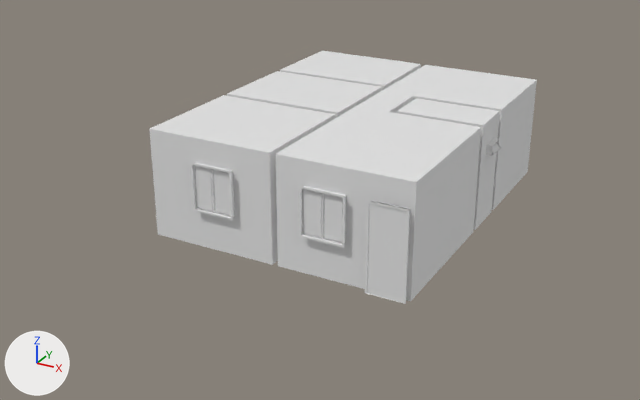
Renders of the glTF model House.glb from each side of a commit.
One viewpoint serves both versions: a 50 mm camera at (9.46, -19.25, 9.4) aimed at (-0.71, -0.75, 0.16). Lighting does not change. The marker at lower left points along +X, +Y and +Z. Where no turn or scale is listed for an object, it has been applied to the vertices. Vertices at the same position are counted once.

The first picture shows 'Door.001', 'Door_Frame.001', 'Room.001', 'Room.002', 'Room.003', 'Room.004', 'Room.005', 'Room.006', 'Room.007', 'WIndow_Small', 'Window.001', 'Window.002'.
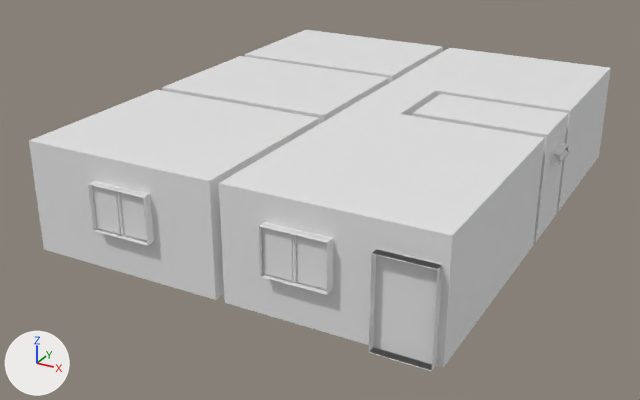
Where the newer file only moved an object's origin or applied its transform, the numbers keep the older frame.

The change, as a diff of the scene's bpy script:
```diff
--- a/House.glb.py
+++ b/House.glb.py
@@ me_door_frama_big @@
 # used by ob_door_frame_001; location = (2.8, -4.225, 0.0); rotation_euler = (0.0, 0.0, 1.571), in degrees (0, 0, 90)
-me_door_frama_big.from_pydata(...)  # 32 vertices, 52 faces; spans x -0.08..0.08, y -0.48..0.47, z 0.0..2.15
+me_door_frama_big.from_pydata(...)  # 18 vertices, 20 faces; spans x -0.11..0.12, y -0.71..0.71, z 0.0..2.15
+# me_door_frama_big part 7: the whole mesh is rebuilt
+me_door_frama_big.materials.append(mat_rooms)  # white #e7e7e7
@@ me_room_007 @@
 me_room_007.from_pydata(...)  # 16 vertices, 24 faces; spans x -1.62..1.62, y -1.5..1.5, z 0.0..2.7
+# me_room_007 part 1: the whole mesh is scaled about its middle by (1.5, 1.5, 1)
@@ me_room_002 @@
 me_room_002.from_pydata(...)  # 18 vertices, 26 faces; spans x -1.3..1.95, y -1.5..1.5, z 0.0..2.7
+# me_room_002 part 3: the whole mesh is scaled about the mesh origin by (1.5, 1.5, 1)
@@ me_room_003 @@
 me_room_003.from_pydata(...)  # 15 vertices, 17 faces; spans x -0.45..0.45, y -0.75..0.75, z 0.0..2.7
+# me_room_003 part 4: the whole mesh is scaled about its middle by (1.5, 1.5, 1)
@@ me_room_004 @@
 me_room_004.from_pydata(...)  # 16 vertices, 24 faces; spans x -1.1..1.1, y -0.6..0.6, z 0.0..2.7
+# me_room_004 part 5: the whole mesh is scaled about its middle by (1.5, 1.5, 1)
@@ me_room_005 @@
 me_room_005.from_pydata(...)  # 29 vertices, 41 faces; spans x -1.3..1.95, y -1.9..1.9, z 0.0..2.7
+# me_room_005 part 6: the whole mesh is scaled about the mesh origin by (1.5, 1.5, 1)
+me_room_005.materials.append(mat_rooms)  # white #e7e7e7
@@ me_room_006 @@
 me_room_006.from_pydata(...)  # 16 vertices, 24 faces; spans x -1.62..1.62, y -1.25..1.25, z 0.0..2.7
+# me_room_006 part 9: the whole mesh is scaled about its middle by (1.5, 1.5, 1)
@@ me_room_001 @@
 me_room_001.from_pydata(...)  # 16 vertices, 24 faces; spans x -1.62..1.62, y -1.25..1.25, z 0.0..2.7
+# me_room_001 part 10: the whole mesh is scaled about its middle by (1.5, 1.5, 1)
@@ me_door_big @@
 # used by ob_door_001; location = (2.8, -4.225, 0.0); rotation_euler = (0.0, 0.0, 1.571), in degrees (0, 0, 90); scale = (0.823, 1.0, 1.0)
-me_door_big.from_pydata(...)  # 8 vertices, 12 faces; spans x -0.07..0.08, y -0.43..0.42, z 0.0..2.1
+me_door_big.from_pydata(...)  # 8 vertices, 10 faces; spans x -0.09..0.09, y -0.64..0.64, z 0.0..2.1
+# me_door_big part 8: the whole mesh is rebuilt
+me_door_big.materials.append(mat_rooms)  # white #e7e7e7
@@ me_window @@
-me_window.from_pydata(...)  # 54 vertices, 92 faces; spans x -0.55..0.55, y -0.078..0.077, z -0.6..0.6
+me_window.from_pydata(...)  # 50 vertices, 84 faces; spans x -0.825..0.825, y -0.116..0.116, z -0.6..0.6
+# me_window part 2: 50 vertices removed from x -0.55..0.55, y -0.078..0.077, z -0.6..0.6; 46 vertices added at x -0.825..0.825, y -0.116..0.116, z -0.6..0.6
+me_window.materials.append(mat_rooms)  # white #e7e7e7
@@ ob_door_frame_001 @@
 ob_door_frame_001 = bpy.data.objects.new('Door_Frame.001', me_door_frama_big)
-ob_door_frame_001.location = (2.8, -4.225, 0.0)
+ob_door_frame_001.parent = ob_room_005
+ob_door_frame_001.location = (2.138, -2.962, 0.0)
 ob_door_frame_001.rotation_euler = (0.0, 0.0, 1.571)  # degrees (0, 0, 90)
@@ ob_room_007 @@
 ob_room_007 = bpy.data.objects.new('Room.007', me_room_007)
-ob_room_007.location = (-1.7, -2.65, 0.0)
+ob_room_007.location = (-2.72, -3.82, 0.0)
@@ ob_room_002 @@
 ob_room_002 = bpy.data.objects.new('Room.002', me_room_002)
-ob_room_002.location = (1.38, 2.65, 0.0)
+ob_room_002.location = (1.89, 4.13, 0.0)
@@ ob_room_003 @@
 ob_room_003 = bpy.data.objects.new('Room.003', me_room_003)
-ob_room_003.location = (0.53, 0.4, 0.0)
+ob_room_003.location = (0.62, 0.75, 0.0)
@@ ob_room_004 @@
 ob_room_004 = bpy.data.objects.new('Room.004', me_room_004)
-ob_room_004.location = (2.23, 0.4, 0.0)
+ob_room_004.location = (3.17, 0.75, 0.0)
@@ ob_room_005 @@
 ob_room_005 = bpy.data.objects.new('Room.005', me_room_005)
-ob_room_005.location = (1.38, -2.25, 0.0)
+ob_room_005.location = (1.89, -3.22, 0.0)
@@ ob_room_006 @@
 ob_room_006 = bpy.data.objects.new('Room.006', me_room_006)
-ob_room_006.location = (-1.7, 2.9, 0.0)
+ob_room_006.location = (-2.72, 4.5, 0.0)
@@ ob_room_001 @@
 ob_room_001 = bpy.data.objects.new('Room.001', me_room_001)
-ob_room_001.location = (-1.7, 0.25, 0.0)
+ob_room_001.location = (-2.72, 0.53, 0.0)
@@ ob_door_001 @@
 ob_door_001 = bpy.data.objects.new('Door.001', me_door_big)
-ob_door_001.location = (2.8, -4.225, 0.0)
-ob_door_001.rotation_euler = (0.0, 0.0, 1.571)  # degrees (0, 0, 90)
-ob_door_001.scale = (0.823, 1.0, 1.0)
+ob_door_001.parent = ob_door_frame_001
+ob_door_001.location = (0.0, 0.0, 0.0)
@@ ob_window_002 @@
 ob_window_002 = bpy.data.objects.new('Window.002', me_window)
-ob_window_002.location = (-1.55, -4.217, 1.55)
+ob_window_002.parent = ob_room_007
+ob_window_002.location = (0.15, -2.351, 1.55)
@@ ob_window_001 @@
 ob_window_001 = bpy.data.objects.new('Window.001', me_window)
-ob_window_001.location = (1.275, -4.223, 1.55)
+ob_window_001.parent = ob_room_005
+ob_window_001.location = (-0.15, -2.959, 1.55)
@@ ob_window_small @@
 ob_window_small = bpy.data.objects.new('WIndow_Small', me_window_small)
-ob_window_small.location = (2.23, 0.4, 0.0)
+ob_window_small.location = (4.87, 0.75, 1.97)
```

Location of each change, (x1, y1, x2, y2) in pixels of the pictures (640 x 400 px; the box of a moved part takes in the faces that stretch with it):
'Room.005', mesh rescaled, moved (59% wider, 34% taller)
    before: (276, 106, 481, 301)
    after: (219, 106, 545, 367)
'Room.007', mesh rescaled, moved (56% wider, 23% taller)
    before: (149, 95, 335, 265)
    after: (29, 90, 319, 300)
'Room.002', mesh rescaled, moved (43% wider, 12% taller)
    before: (382, 65, 537, 210)
    after: (389, 48, 611, 211)
'Door.001', reshaped, moved, turned, rescaled
    before: (367, 201, 410, 303)
    after: (369, 249, 442, 370)
'Room.001', mesh rescaled, moved
    before: (227, 71, 382, 118)
    after: (162, 56, 389, 124)
'Room.004', mesh rescaled, moved (50% wider, 12% taller)
    before: (397, 98, 500, 230)
    after: (413, 94, 568, 242)
'Room.006', mesh rescaled, moved
    before: (280, 51, 421, 90)
    after: (245, 30, 443, 83)
'Window.001', reshaped, moved (56% wider, 17% taller)
    before: (299, 186, 346, 248)
    after: (259, 222, 333, 295)
'Window.002', reshaped, moved (46% wider, 10% taller)
    before: (190, 162, 235, 221)
    after: (88, 181, 154, 246)
'Room.003', mesh rescaled, moved
    before: (357, 91, 413, 113)
    after: (351, 84, 436, 116)
'Door_Frame.001', reshaped, moved (61% wider, 18% taller)
    before: (365, 201, 410, 304)
    after: (369, 249, 442, 371)
'WIndow_Small', moved
    before: (486, 139, 499, 156)
    after: (550, 143, 569, 164)
part 2 of me_window, moved or reshaped
    before: (190, 162, 346, 248)
    after: (88, 181, 333, 295)
